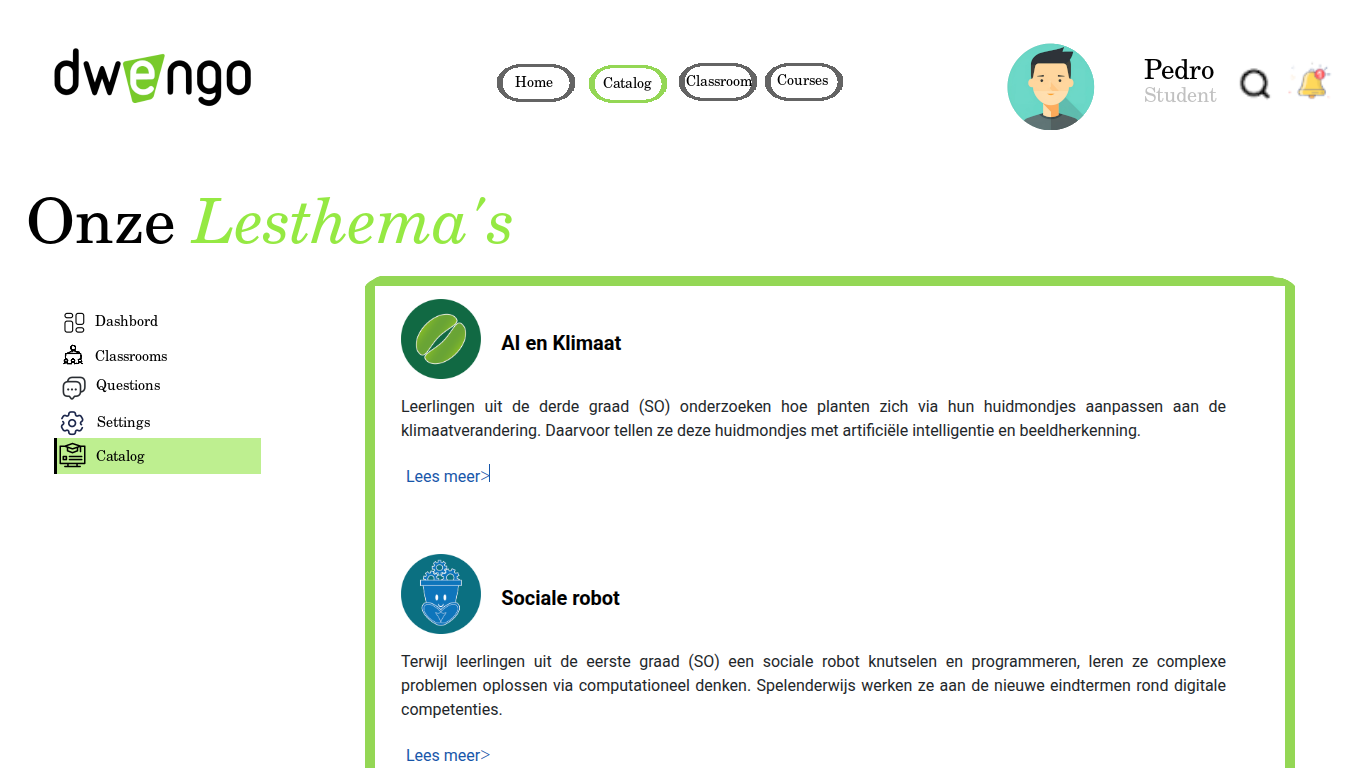
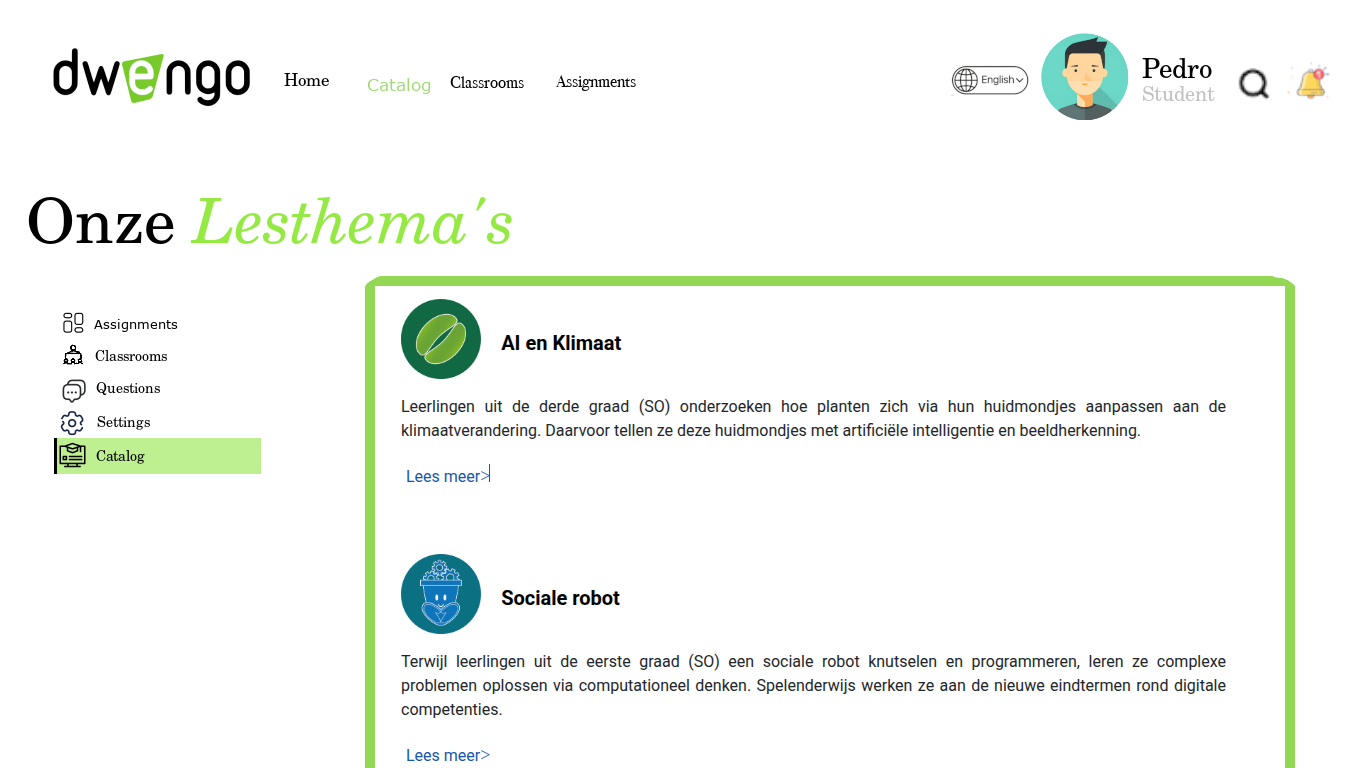
The second w=1366, h=768 image is a revision of the first. Changes to its layers:
removed group "app bar copy" (18 layers) over [53, 33, 1332, 130]
removed layer "logo #1" from group "app bar copy" over [54, 48, 251, 107]
removed group "Courses #4" (2 layers) from group "app bar copy" over [765, 63, 843, 101]
removed layer "topbackdrop #7" from group "Courses #4" over [765, 63, 843, 101]
removed group "Classrroom #1" (2 layers) from group "app bar copy" over [679, 63, 757, 101]
removed layer "topbackdrop #8" from group "Classrroom #1" over [679, 63, 757, 101]
removed group "Catalog_button #1" (2 layers) from group "app bar copy" over [589, 65, 667, 103]
added group "app bar #2" with 19 layers above "shortcuts" over [53, 33, 1331, 120]
added layer "pf_pic #1" in group "app bar #2" over [1041, 33, 1129, 120]
moved "Catalog ... #1" into group "Catalog_button #3", painted on it over [368, 77, 652, 94]
removed layer "topbackdrop #9" from group "Catalog_button #1" over [589, 65, 667, 103]
removed group "Home_buttons" (2 layers) from group "app bar copy" over [497, 64, 575, 102]
removed layer "topbackdrop #10" from group "Home_buttons" over [497, 64, 575, 102]
removed layer "Pasted Layer #4" from group "app bar copy" over [1007, 43, 1095, 130]
removed layer "Pedro ..." from group "app bar copy" over [1144, 59, 1217, 103]
added group "Classrroom_button #2" with 2 layers in group "app bar #2" over [450, 64, 524, 98]
added group "dashbord_button #2" with 2 layers in group "app bar #2" over [548, 64, 636, 99]
added layer "logo #3" in group "app bar #2" over [53, 48, 251, 107]
added layer "Pedro ... #2" in group "app bar #2" over [1142, 58, 1215, 102]
added layer "Pasted Layer #13" in group "app bar #2" over [951, 64, 1030, 96]
added group "assignment element" with 2 layers in group "shortcuts" over [63, 312, 178, 333]
removed group "dashbord element" (2 layers) from group "shortcuts copy" over [64, 312, 158, 333]
…and 18 more changes (9 added, 2 moved_by, 7 removed)
